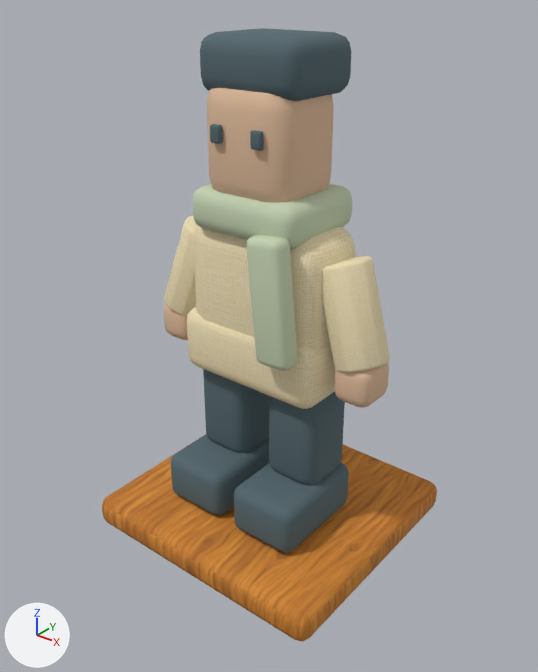
What one commit did to the glTF model public/models/furniture/adventurer-figurine.glb.
The view is the same before and after, from a 50 mm lens placed at (0.223, -0.281, 0.293), pointed at (0.003, -0.006, 0.122). The lights are fixed; the arrows at lower left show +X, +Y and +Z. The older version comes first.

Objects in the first picture: 'adventurer-figurine'.
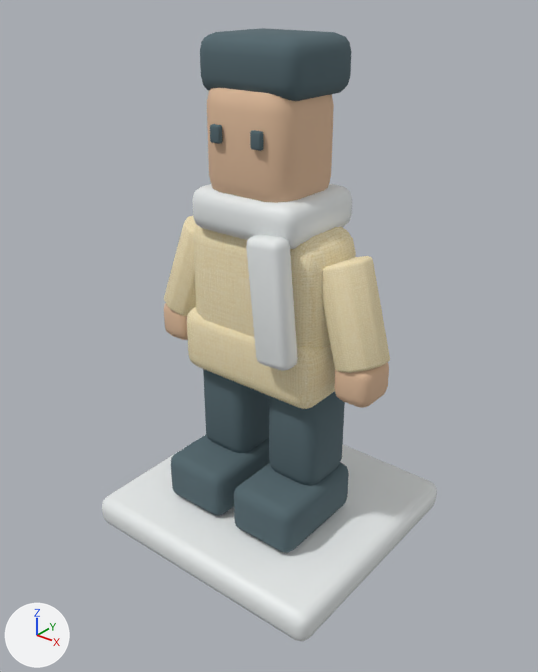
Scene script edits in JSON lines:
```json
{"op": "remove", "block": "mat_wood_honey_textured", "code": "mat_wood_honey_textured.texture = img_handpainted_honey_oak"}
{"op": "add", "block": "mat_wood_honey_textured", "code": "mat_wood_honey_textured.base_color = (0.81, 0.84, 0.84)  # white #e8ecec"}
{"op": "set", "path": "mat_wood_honey_textured.roughness", "old": "0.82", "new": "0.47"}
{"op": "set", "path": "mat_variant_surface.base_color", "old": "(0.56, 0.65, 0.45)", "new": "(0.81, 0.84, 0.84)", "note": "pale green #c5d3b3 -> white #e8ecec"}
```

What differs and where, as boxes (x1, y1, x2, y2) in the pictures (538 x 672 px):
```json
{"object": "adventurer-figurine", "change": "surface changed, recoloured", "before": [102, 181, 437, 642], "after": [102, 181, 437, 642], "on screen": "lighter"}
```
